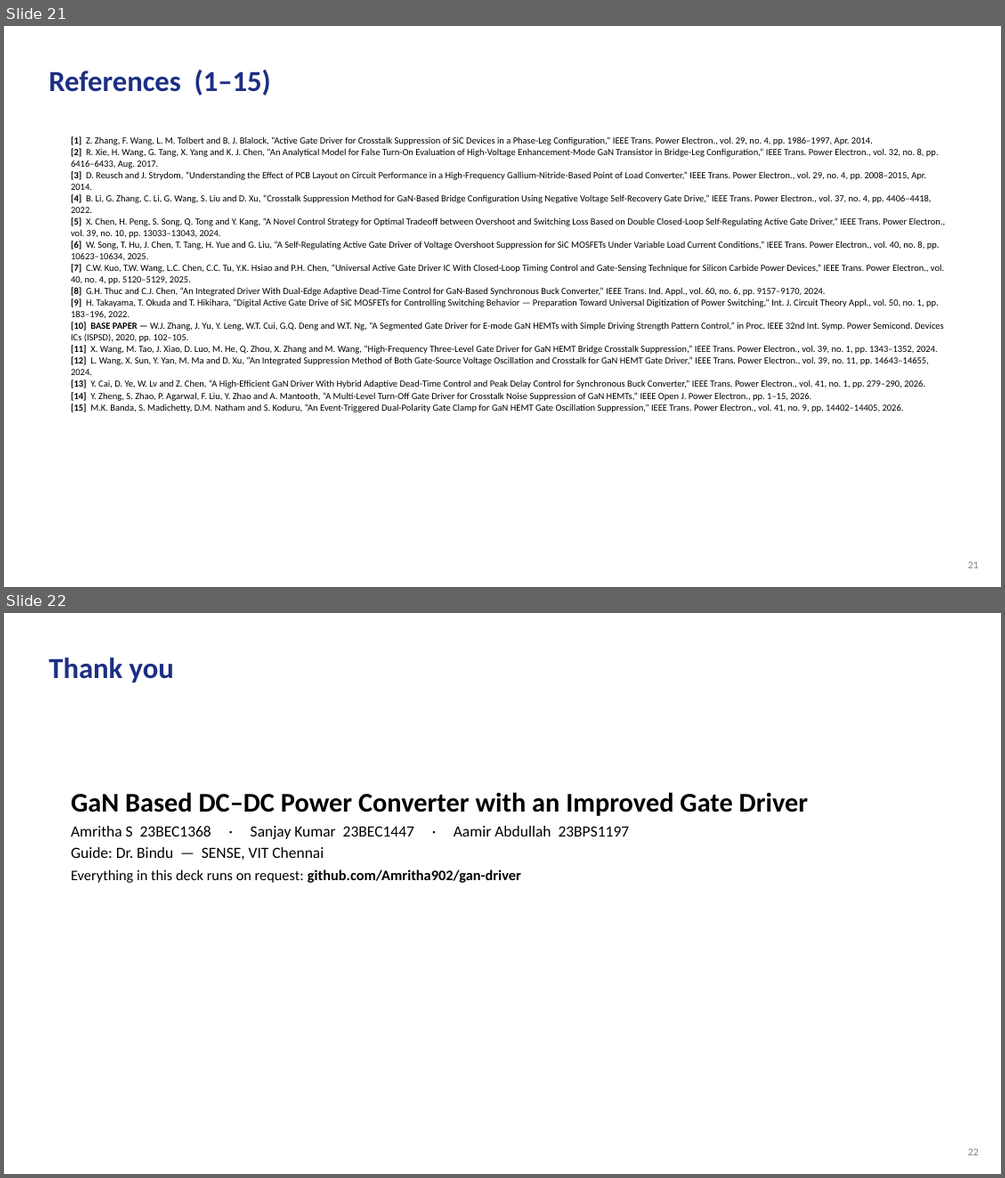
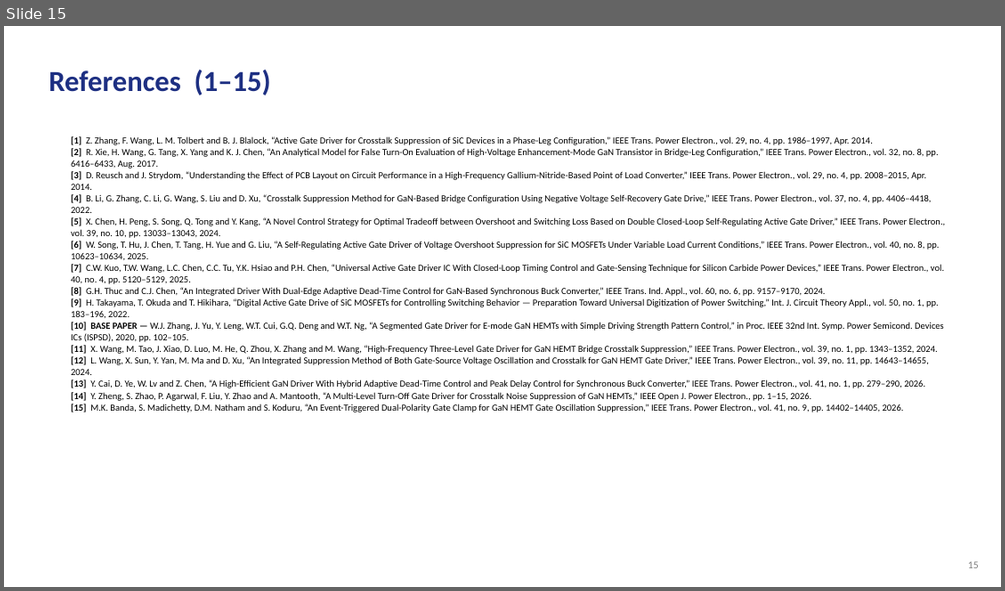
Before and after one commit to Amritha902/gan-driver, a slide deck: review/GaN_Review1_PRESENT.pptx. Shown one above the other, each under a label of ours: slides 21 and 22 before the commit, slide 15 after it. The pictures are 1005x1178 and 1005x591 pixels, drawn with LibreOffice and Linux fonts; fonts in the diff are those of the drawing. Boxes give left, top, right and bottom in pixels: in the first picture for what was removed or moved away, otherwise in the second. Text is boxed around its words. In the diff, an @@ line names an element or a change of style, - is before the commit and + after.

```diff
--- a/review/GaN_Review1_PRESENT.pptx
+++ b/review/GaN_Review1_PRESENT.pptx
@@ slide 22 removed at (4,613,1001,1174), background #FFFFFF @@
@@ text removed at (48,657,174,682) @@
-Thank you
@@ text removed at (71,792,808,883) @@
-GaN Based DC–DC Power Converter with an Improved Gate Driver
-Amritha S 23BEC1368 · Sanjay Kumar 23BEC1447 · Aamir Abdullah 23BPS1197
-Guide: Dr. Bindu — SENSE, VIT Chennai
-Everything in this deck runs on request: github.com/Amritha902/gan-driver
@@ text removed at (968,1148,979,1155) @@
-22
@@ what was slide 21 is now slide 15 @@
@@ slide 15 changed as well @@
@@ text at (968,561,979,568): text changed @@
-21
+15
```
Also in this commit, not shown: 13 other slides changed, 6 other slides removed, 14 other files.
